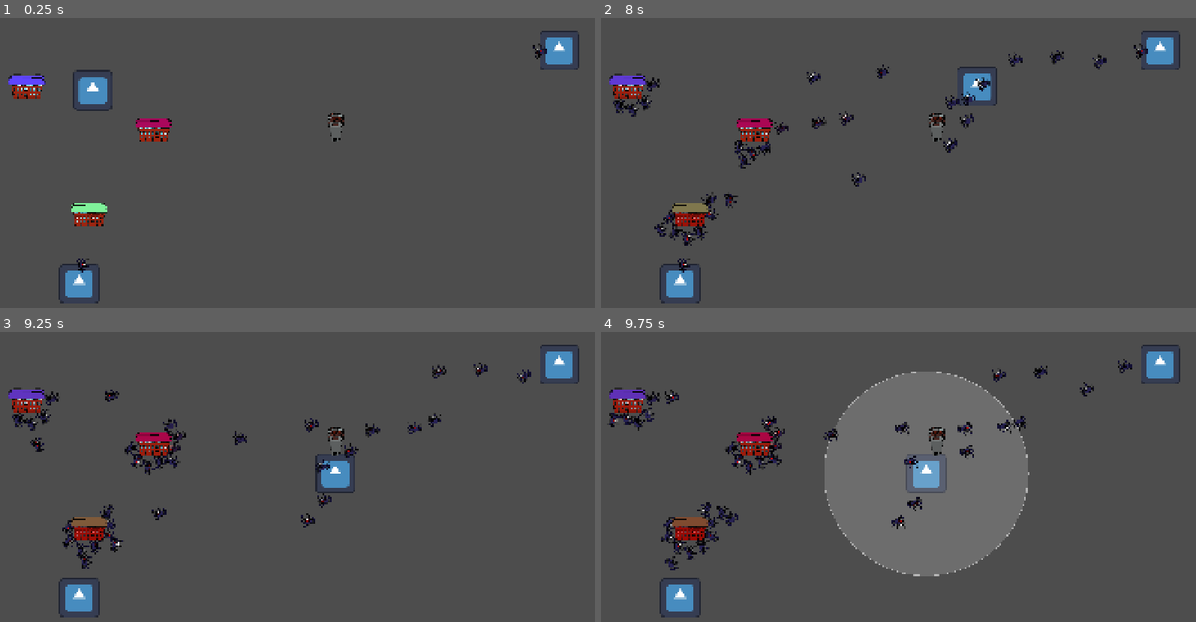
Above: before the commit, frames 1-4 (two rows, left to right).
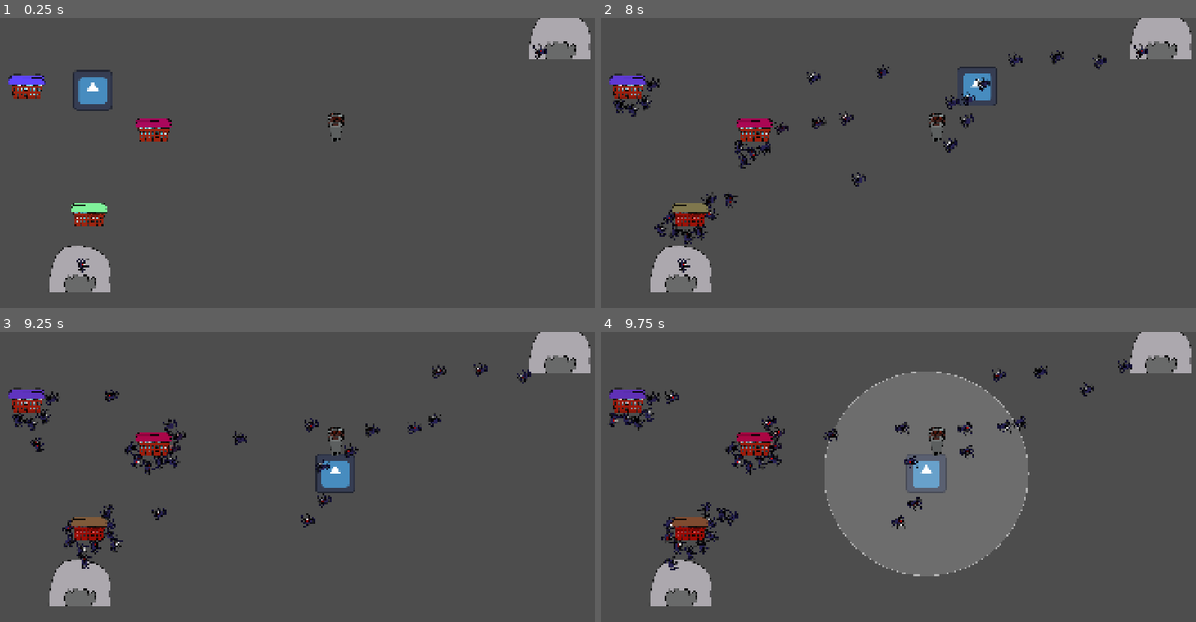
Above: after the commit, the same moments.

Repository: ternaryCat/ldjam59
Game: Godot game, scene res://components/level.tscn
Same seed, same stepped clock (60 frames per second), same inputs: the game is played once before the commit and once after it. The engine's default icon, where the game draws it, is replaced by a stand-in: a white triangle on a blue panel in a dark square.
Inputs:
- Up to frame 1 (0.25 s): no input
- Up to frame 2 (8 s): hold D (right) 0.53-1.28 s; hold Space (activate) 0.53-1.28 s; hold S (down) 1.28-2.03 s; tap W (top) every 1.5 s from 1.35 to 7.35 s; hold Space (activate) 2.03-2.78 s; hold D (right) 2.03-3.53 s; hold Space (activate) 3.53-4.28 s; hold A (left) 3.53-5.03 s; hold S (down) 5.03-5.78 s; hold Space (activate) 5.03-5.78 s; hold D (right) from 5.78 s (still down); hold Space (activate) 6.53-7.28 s
- Up to frame 3 (9.25 s): release D (right) at 8.03 s; hold S (down) 8.03-8.78 s; hold Space (activate) 8.03-8.78 s; hold A (left) from 8.78 s (still down); tap W (top) at 8.85 s
- Up to frame 4 (9.75 s): release A (left) at 9.53 s; hold D (right) from 9.53 s (still down); hold Space (activate) from 9.53 s (still down)

The runs differ from the first frame. In frame 1, 2.9% of the frame differs, in the area x 8-100%, y 0-99%; in frame 2, 3.0%; in frame 3, 3.1%; in frame 4, 3.3%, in the area x 2-100%, y 0-99%.

Commit message:
optimize enemies collision

Diff:
--- a/components/level/enemy.gd
+++ b/components/level/enemy.gd
@@ -16,6 +16,7 @@
 var _buildings_in_range: Array[Node2D] = []
 var _attack_cooldown: float = 0.0
 var _target_building: Node2D = null
+var _query: PhysicsShapeQueryParameters2D
 
 @onready var _sprite: AnimatedSprite2D = $sprite
 @onready var _collision: Area2D = $collision
@@ -26,6 +27,13 @@
 	_hp = max_hp
 	_collision.area_entered.connect(_on_area_entered)
 	_collision.area_exited.connect(_on_area_exited)
+	_query = PhysicsShapeQueryParameters2D.new()
+	var shape := CircleShape2D.new()
+	shape.radius = SEPARATION_DIST
+	_query.shape = shape
+	_query.collision_mask = 64
+	_query.collide_with_areas = false
+	_query.exclude = [get_rid()]
 
 
 func _physics_process(delta: float) -> void:
@@ -41,24 +49,22 @@
 
 
 func _crowd_push() -> Vector2:
+	_query.transform = Transform2D(0.0, global_position)
+	var space_state := get_world_2d().direct_space_state
+	var hits := space_state.intersect_shape(_query, 8)
 	var push := Vector2.ZERO
-	for other in get_tree().get_nodes_in_group("enemies"):
-		if other == self:
+	var sep_sq := SEPARATION_DIST * SEPARATION_DIST
+	for hit in hits:
+		var other = hit.collider
+		if not (other is Node2D):
 			continue
-		push += _repel_from(other)
-	for p in get_tree().get_nodes_in_group("player"):
-		push += _repel_from(p)
+		var offset := global_position - (other as Node2D).global_position
+		var d_sq := offset.length_squared()
+		if d_sq >= sep_sq or d_sq <= 0.0001:
+			continue
+		var d := sqrt(d_sq)
+		push += offset / d * (SEPARATION_DIST - d)
 	return push * NEIGHBOR_PUSH
-
-
-func _repel_from(other: Node) -> Vector2:
-	if not (other is Node2D):
-		return Vector2.ZERO
-	var offset := global_position - (other as Node2D).global_position
-	var d := offset.length()
-	if d >= SEPARATION_DIST or d <= 0.01:
-		return Vector2.ZERO
-	return offset / d * (SEPARATION_DIST - d)
 
 
 func take_damage(amount: int) -> void:
--- a/components/level/player.gd
+++ b/components/level/player.gd
@@ -5,9 +5,18 @@
 const SEPARATION_DIST: float = 45.0
 const ENEMY_PUSH: float = 6.0
 
+var _query: PhysicsShapeQueryParameters2D
+
 
 func _ready() -> void:
 	add_to_group("player")
+	_query = PhysicsShapeQueryParameters2D.new()
+	var shape := CircleShape2D.new()
+	shape.radius = SEPARATION_DIST
+	_query.shape = shape
+	_query.collision_mask = 64
+	_query.collide_with_areas = false
+	_query.exclude = [get_rid()]
 
 
 func _physics_process(delta: float) -> void:
@@ -17,13 +26,19 @@
 
 
 func _enemy_push() -> Vector2:
+	_query.transform = Transform2D(0.0, global_position)
+	var space_state := get_world_2d().direct_space_state
+	var hits := space_state.intersect_shape(_query, 16)
 	var push := Vector2.ZERO
-	for other in get_tree().get_nodes_in_group("enemies"):
+	var sep_sq := SEPARATION_DIST * SEPARATION_DIST
+	for hit in hits:
+		var other = hit.collider
 		if not (other is Node2D):
 			continue
 		var offset := global_position - (other as Node2D).global_position
-		var d := offset.length()
-		if d >= SEPARATION_DIST or d <= 0.01:
+		var d_sq := offset.length_squared()
+		if d_sq >= sep_sq or d_sq <= 0.0001:
 			continue
+		var d := sqrt(d_sq)
 		push += offset / d * (SEPARATION_DIST - d)
 	return push * ENEMY_PUSH
--- a/components/level/spawner.tscn
+++ b/components/level/spawner.tscn
@@ -1,10 +1,11 @@
 [gd_scene format=3 uid="uid://qllk5gttkw2r"]
 
-[ext_resource type="Texture2D" uid="uid://cvxbsh0y4gur7" path="res://icon.svg" id="1_6ii7j"]
-[ext_resource type="Script" path="res://components/level/spawner.gd" id="2_spawn"]
+[ext_resource type="Texture2D" uid="uid://dq3af7u0e4wr6" path="res://images/nest.png" id="2_77vnu"]
+[ext_resource type="Script" uid="uid://3bb5jwpa73t2" path="res://components/level/spawner.gd" id="2_spawn"]
 
 [node name="spawner" type="Node2D" unique_id=1588589298]
 script = ExtResource("2_spawn")
 
 [node name="texture" type="Sprite2D" parent="." unique_id=450752235]
-texture = ExtResource("1_6ii7j")
+position = Vector2(1, -70)
+texture = ExtResource("2_77vnu")
Binary file added: images/nest.png
Not shown, added: images/nest.png.import
